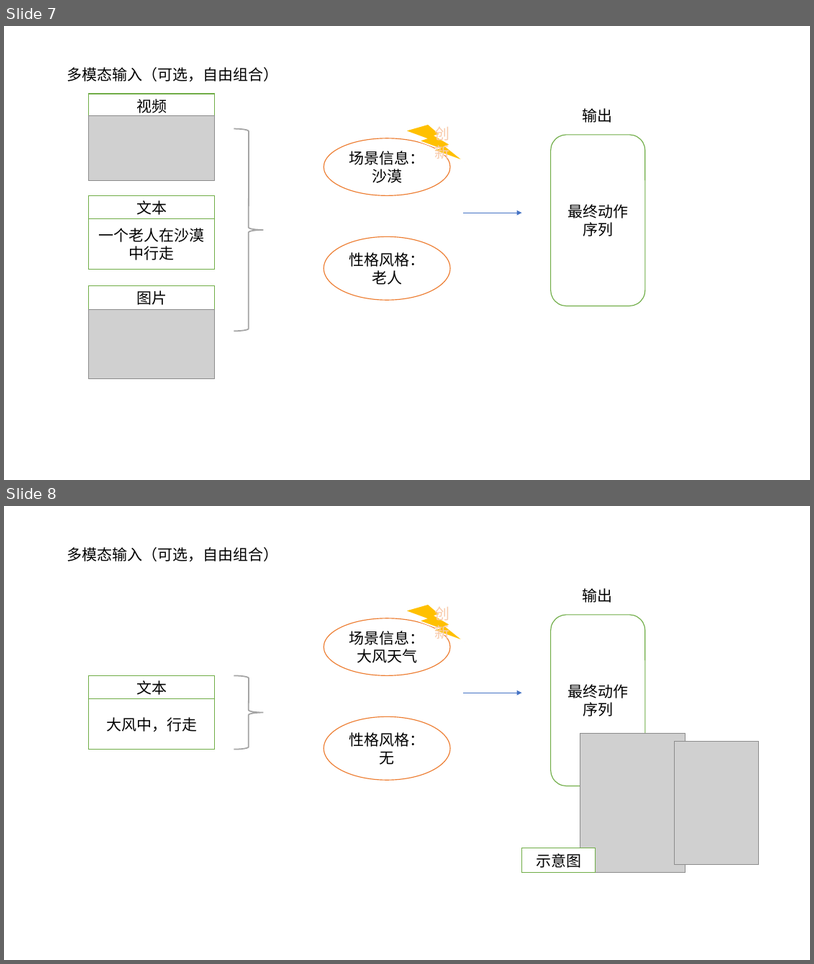
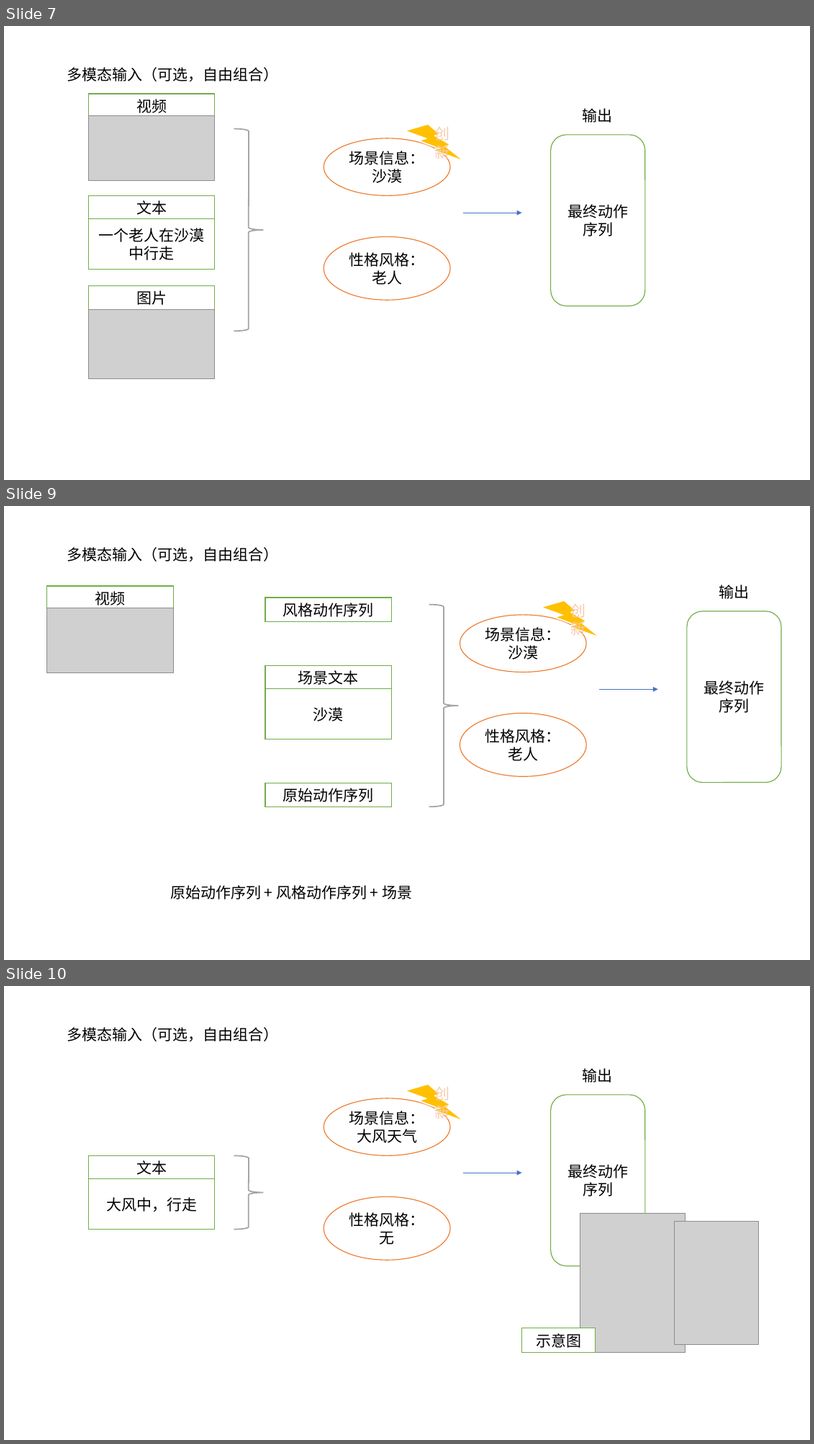
Before and after one commit to YYHHOrganization/PrepareForWorkNotes, a slide deck: AI/动作生成/创新点探究/动作生成Motivation - 522.pptx. Shown one above the other, each under a label of ours: slides 7 and 8 before the commit, slides 7, 9 and 10 after it; the slides between them are not shown. The pictures are 814x964 and 814x1444 pixels, drawn with LibreOffice and Linux fonts; fonts in the diff are those of the drawing; grey boxes stand for pictures. Boxes give left, top, right and bottom in pixels: in the first picture for what was removed or moved away, otherwise in the second. Text is boxed around its words. In the diff, an @@ line names an element or a change of style, - is before the commit and + after.

Commit message:
增加动作生成

```diff
--- a/AI/动作生成/创新点探究/动作生成Motivation - 522.pptx
+++ b/AI/动作生成/创新点探究/动作生成Motivation - 522.pptx
@@ slide 9 added at (x1=4, y1=506, x2=810, y2=960), background #FFFFFF @@
@@ text added at (x1=67, y1=547, x2=279, y2=561), 18 pt, text #000000 @@
+多模态输入（可选，自由组合）
@@ rectangle added at (x1=47, y1=586, x2=173, y2=610), fill #FFFFFF, outline #70AD47 1 pt, 18 pt, text #000000 @@
+视频
@@ text added at (x1=719, y1=584, x2=749, y2=599), 18 pt, text #000000 @@
+输出
@@ picture added at (x1=47, y1=608, x2=173, y2=673) @@
@@ rectangle added at (x1=265, y1=597, x2=392, y2=621), fill #FFFFFF, outline #70AD47 1 pt, 18 pt, text #000000 @@
+风格动作序列
@@ right brace added at (x1=430, y1=605, x2=459, y2=807), outline #A5A5A5 1.5 pt @@
@@ lightning bolt added at (x1=541, y1=600, x2=602, y2=638), fill #FFC000, outline #FFFFFF 1.5 pt, 18 pt, text #F8CBAD @@
+创新
@@ rounded rectangle added at (x1=687, y1=611, x2=782, y2=782), fill #FFFFFF, outline #70AD47 1 pt, 18 pt, text #000000 @@
+最终动作序列
@@ ellipse added at (x1=460, y1=615, x2=586, y2=672), fill #FFFFFF, outline #ED7D31 1 pt, 18 pt, text #000000 @@
+场景信息：沙漠
@@ rectangle added at (x1=265, y1=666, x2=392, y2=690), fill #FFFFFF, outline #70AD47 1 pt, 18 pt, text #000000 @@
+场景文本
@@ rectangle added at (x1=265, y1=689, x2=392, y2=739), fill #FFFFFF, outline #70AD47 1 pt, 18 pt, text #000000 @@
+沙漠
@@ arrow added from (599, 690) to (658, 690), #4472C4 0.5 pt @@
@@ ellipse added at (x1=460, y1=713, x2=586, y2=777), fill #FFFFFF, outline #ED7D31 1 pt, 18 pt, text #000000 @@
+性格风格：
+老人
@@ rectangle added at (x1=265, y1=782, x2=392, y2=807), fill #FFFFFF, outline #70AD47 1 pt, 18 pt, text #000000 @@
+原始动作序列
@@ text added at (x1=170, y1=885, x2=412, y2=899), 18 pt, text #000000 @@
+原始动作序列 + 风格动作序列 + 场景
@@ what was slide 8 is now slide 10 @@
```
Also in this commit, not shown: 1 other slide added, 6 other files.
